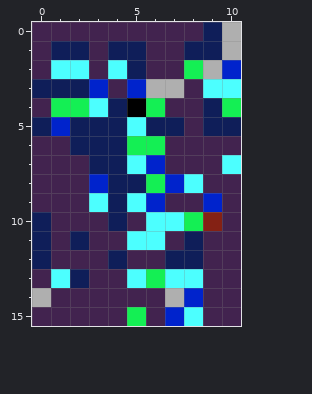
Pixel-art sprite -- ZELDA/interaction/levels/rewritten/3/image.png. Above is the file before it was changed.
The file is 11x16 pixels.
The same view after the edit:
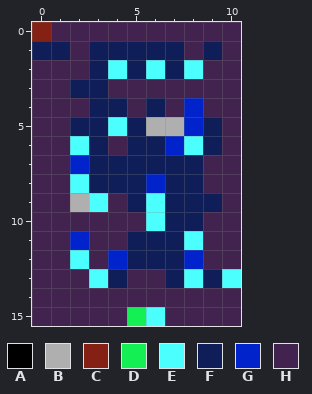
Palette (. is transparent): A #000000  B #afafaf  C #842114  D #14ef54  E #4cffff  F #0f1e59  G #0023cc  H #42234f
Changes in this commit:
{"y":0,"x":0,"old":"H","new":"C"}
{"y":0,"x":9,"old":"FB","new":"HH"}
{"y":1,"x":0,"old":"H","new":"F"}
{"y":1,"x":2,"old":"FH","new":"HF"}
{"y":1,"x":6,"old":"HHF","new":"FFH"}
{"y":1,"x":10,"old":"B","new":"H"}
{"y":2,"x":1,"old":"EEH","new":"HHF"}
{"y":2,"x":6,"old":"HHDBG","new":"EFEHH"}
{"y":3,"x":0,"old":"FF","new":"HH"}
{"y":3,"x":3,"old":"G","new":"F"}
{"y":3,"x":5,"old":"GBB","new":"HHH"}
{"y":3,"x":9,"old":"EE","new":"HH"}
{"y":4,"x":1,"old":"DDE","new":"HHF"}
{"y":4,"x":5,"old":"AD","new":"HF"}
{"y":4,"x":8,"old":"HFD","new":"GHH"}
{"y":5,"x":0,"old":"FG","new":"HH"}
{"y":5,"x":4,"old":"FEFFH","new":"EFBBG"}
{"y":5,"x":10,"old":"F","new":"H"}
{"y":6,"x":2,"old":"F","new":"E"}
{"y":6,"x":4,"old":"FDDHHH","new":"HFFGEF"}
{"y":7,"x":2,"old":"H","new":"G"}
{"y":7,"x":5,"old":"EGHH","new":"FFFF"}
{"y":7,"x":10,"old":"E","new":"H"}
{"y":8,"x":2,"old":"HG","new":"EF"}
{"y":8,"x":6,"old":"DGE","new":"GFF"}
{"y":9,"x":2,"old":"H","new":"B"}
{"y":9,"x":4,"old":"FEGHHG","new":"HFEFFF"}
{"y":10,"x":0,"old":"F","new":"H"}
{"y":10,"x":4,"old":"F","new":"H"}
{"y":10,"x":7,"old":"EDC","new":"FFH"}
{"y":11,"x":0,"old":"F","new":"H"}
{"y":11,"x":2,"old":"F","new":"G"}
{"y":11,"x":5,"old":"EEHF","new":"FFFE"}
{"y":12,"x":0,"old":"F","new":"H"}
{"y":12,"x":2,"old":"H","new":"E"}
{"y":12,"x":4,"old":"FHH","new":"GFF"}
{"y":12,"x":8,"old":"F","new":"G"}
{"y":13,"x":1,"old":"EFHHEDE","new":"HHEFHHF"}
{"y":13,"x":9,"old":"HH","new":"FE"}
{"y":14,"x":0,"old":"B","new":"H"}
{"y":14,"x":7,"old":"BG","new":"HH"}
{"y":15,"x":6,"old":"HGE","new":"EHH"}
